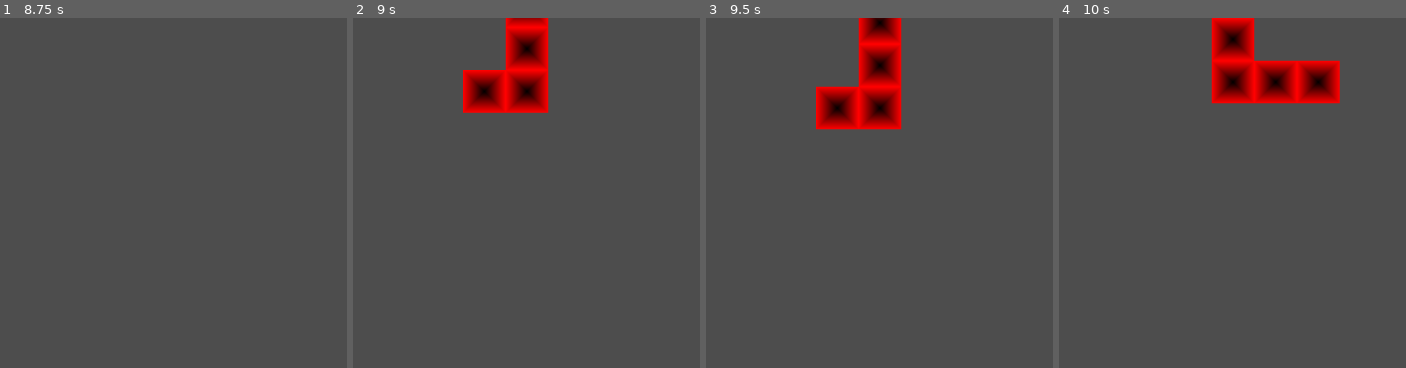
Above: before the commit, frames 1-4 (left to right).
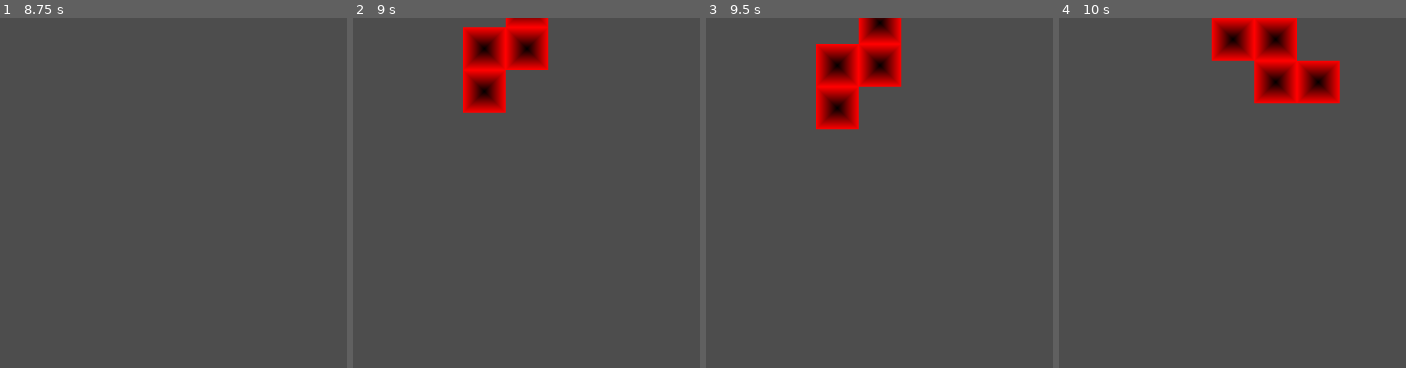
Above: after the commit, the same moments.

Repository: tmielcarz/godot-tetris
Game: Godot game, scene res://board.tscn
The game is run twice, just before and just after one commit, with the same random seed, the same clock (stepped at 60 frames per second) and the same inputs. The project has no main scene, so this scene is started directly.
Inputs:
- Up to frame 1 (8.75 s): hold Right (move_right) 0.53-1.28 s; tap Up (rotate) every 0.75 s from 0.6 to 8.1 s; hold Down (move_down) 1.28-2.03 s; hold Right (move_right) 2.03-3.53 s; hold Left (move_left) 3.53-5.03 s; hold Down (move_down) 5.03-5.78 s; hold Right (move_right) 5.78-8.03 s; hold Down (move_down) from 8.03 s (still down)
- Up to frame 2 (9 s): release Down (move_down) at 8.78 s; hold Left (move_left) from 8.78 s (still down); tap Up (rotate) at 8.85 s
- Up to frame 3 (9.5 s): keep holding Left (move_left)
- Up to frame 4 (10 s): release Left (move_left) at 9.53 s; hold Right (move_right) from 9.53 s (still down); tap Up (rotate) at 9.6 s
The pictures show only the part of the screen within x 19-69%, y 0-50%; the shares and areas given below are measured in that part.

Frame 1 is identical in both runs. In frame 2, 3.1% of the frame differs, in the area x 31-57%, y 2-28%; in frame 3, 3.1%, in the area x 31-57%, y 7-32%; in frame 4, 3.1%.

Commit message:
IBlock

Diff:
--- /dev/null
+++ b/blocks/i_block.gd
@@ -0,0 +1,22 @@
+extends "res://blocks/abstract_block.gd"
+
+func _ready():
+	segments.append_array([$SimpleSegment1, $SimpleSegment2, $SimpleSegment3, $SimpleSegment4])
+	left_side.append_array([
+		[[1, 2]],
+		[[1, 4], [2, 4], [3, 4], [4, 4]],
+		[[4, 1]],
+		[[1, 3], [2, 3], [3, 3], [4, 3]]
+	])
+	right_side.append_array([
+		[[4, 1]],
+		[[1, 3], [2, 3], [3, 3], [4, 3]],
+		[[1, 2]],
+		[[1, 4], [2, 4], [3, 4], [4, 4]]
+	])
+	down_side.append_array([
+		[[1, 4], [2, 4], [3, 4], [4, 4]],
+		[[4, 1]],
+		[[1, 3], [2, 3], [3, 3], [4, 3]],
+		[[1, 2]]
+	])
--- /dev/null
+++ b/blocks/i_block.tscn
@@ -0,0 +1,28 @@
+[gd_scene load_steps=3 format=3 uid="uid://m2x4umobuv65"]
+
+[ext_resource type="Script" path="res://blocks/i_block.gd" id="1_h7eiu"]
+[ext_resource type="PackedScene" uid="uid://dh1nvktbbv3fj" path="res://blocks/simple_segment.tscn" id="2_tbpdy"]
+
+[node name="IBlock" type="Node2D"]
+script = ExtResource("1_h7eiu")
+
+[node name="SimpleSegment1" parent="." instance=ExtResource("2_tbpdy")]
+position = Vector2(-64, 0)
+top_enabled = true
+bottom_enabled = true
+left_enabled = true
+
+[node name="SimpleSegment2" parent="." instance=ExtResource("2_tbpdy")]
+top_enabled = true
+bottom_enabled = true
+
+[node name="SimpleSegment3" parent="." instance=ExtResource("2_tbpdy")]
+position = Vector2(64, 0)
+top_enabled = true
+bottom_enabled = true
+
+[node name="SimpleSegment4" parent="." instance=ExtResource("2_tbpdy")]
+position = Vector2(128, 0)
+top_enabled = true
+right_enabled = true
+bottom_enabled = true
--- a/board.gd
+++ b/board.gd
@@ -2,6 +2,7 @@
 
 @export var l_block_left: PackedScene
 @export var z_block_left: PackedScene
+@export var i_block: PackedScene
 
 var blocks = []
 
@@ -13,10 +14,11 @@
 func _ready():
 	blocks.append(l_block_left)
 	blocks.append(z_block_left)
+	blocks.append(i_block)
 	_create_new_block()
 
 func _create_new_block():
-	current_block = blocks[randi_range(0, 1)].instantiate()
+	current_block = blocks[randi_range(0, blocks.size() - 1)].instantiate()
 	current_block.position = Vector2(592, 32)
 	current_block.connect("block_locked", _on_block_locked)
 	add_child(current_block)
--- a/board.tscn
+++ b/board.tscn
@@ -1,8 +1,9 @@
-[gd_scene load_steps=13 format=3 uid="uid://bv6jl0eqjak4n"]
+[gd_scene load_steps=14 format=3 uid="uid://bv6jl0eqjak4n"]
 
 [ext_resource type="Script" path="res://board.gd" id="1_bmftx"]
 [ext_resource type="PackedScene" uid="uid://d3lxiec8frvuy" path="res://blocks/l_block_left.tscn" id="2_nww57"]
 [ext_resource type="PackedScene" uid="uid://bscjijut321pq" path="res://blocks/z_block_left.tscn" id="3_5ispg"]
+[ext_resource type="PackedScene" uid="uid://m2x4umobuv65" path="res://blocks/i_block.tscn" id="4_uc2rf"]
 
 [sub_resource type="Gradient" id="Gradient_lkwvs"]
 interpolation_mode = 1
@@ -43,6 +44,7 @@
 script = ExtResource("1_bmftx")
 l_block_left = ExtResource("2_nww57")
 z_block_left = ExtResource("3_5ispg")
+i_block = ExtResource("4_uc2rf")
 
 [node name="Floor" type="Area2D" parent="."]
 position = Vector2(592, 1024)
